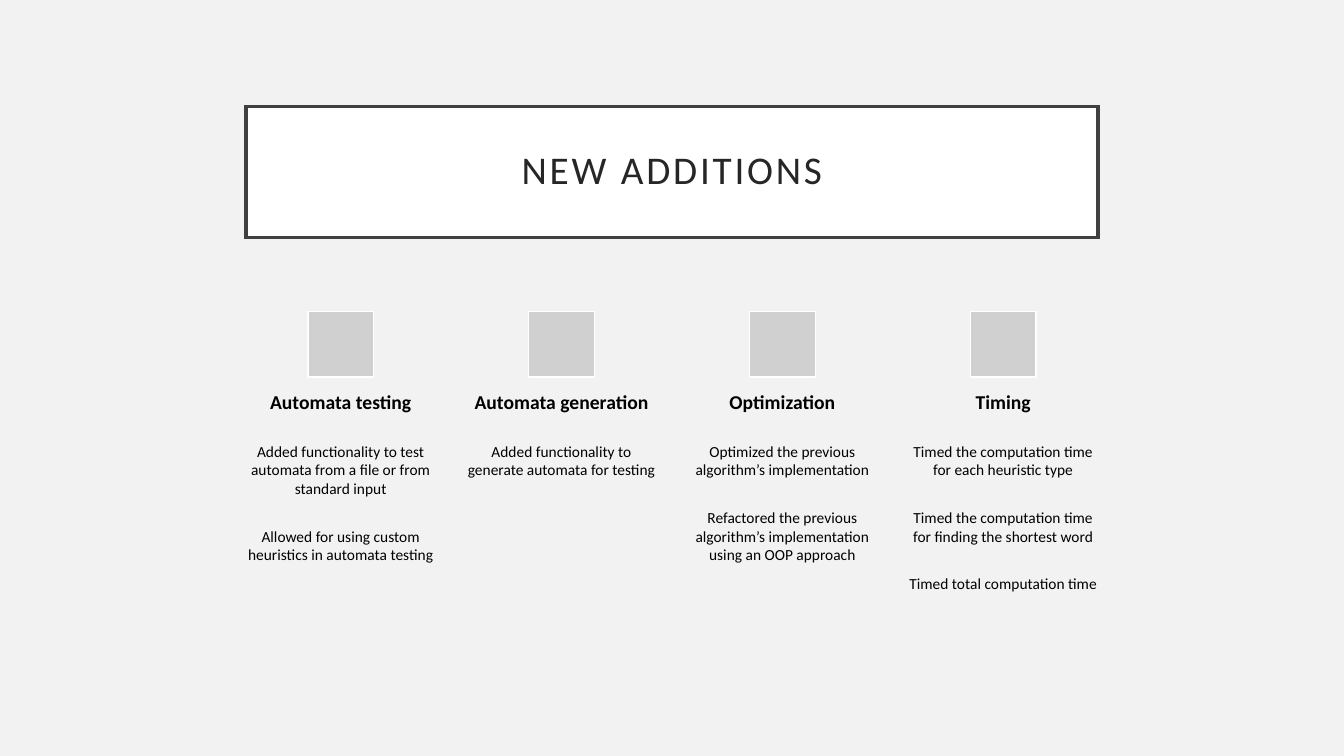
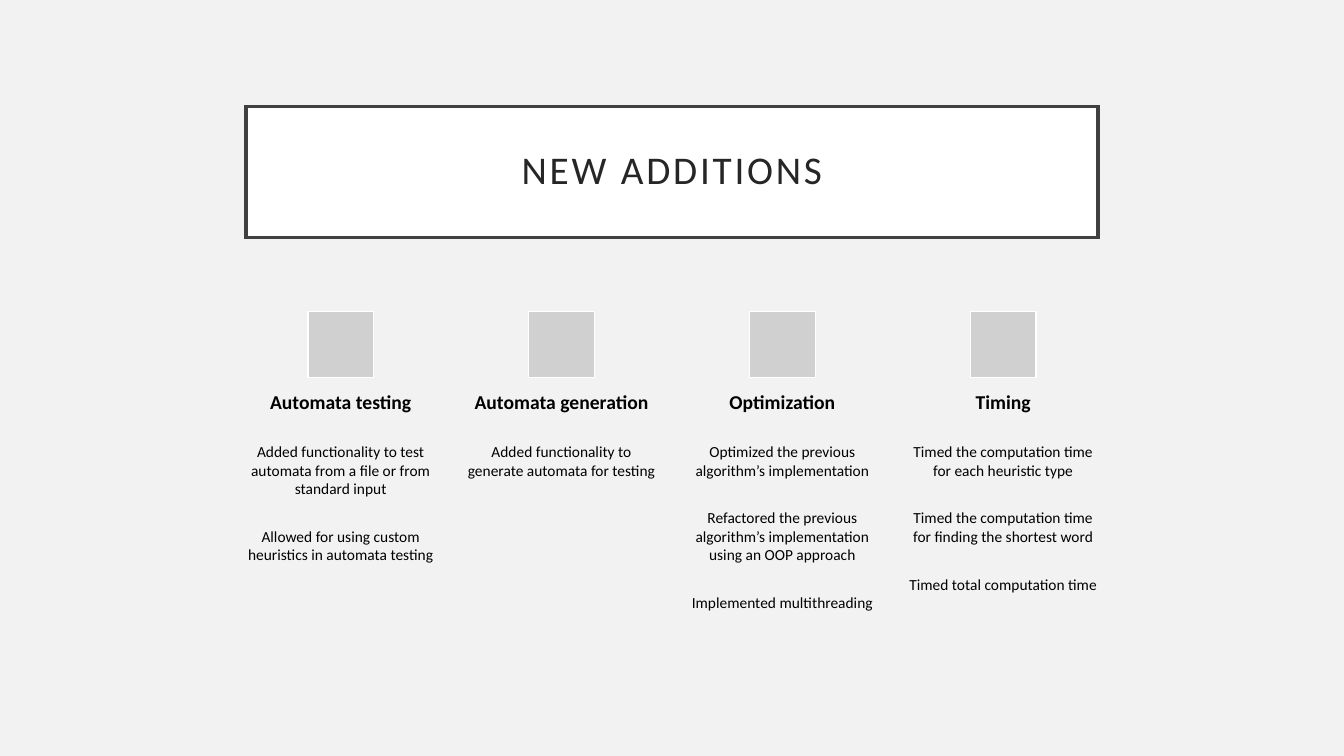
Before and after one commit to Jacobsma/CS477-Project, a slide deck: slide 24 of implementation.pptx (slide 23 before the commit). Drawn at 1344x756 pixels with LibreOffice and Linux fonts; fonts in the diff are those of the drawing; grey boxes stand for pictures. Boxes give left, top, right and bottom in pixels: in the first picture for what was removed or moved away, otherwise in the second. Text is boxed around its words. In the diff, an @@ line names an element or a change of style, - is before the commit and + after.

```diff
--- a/implementation.pptx
+++ b/implementation.pptx
@@ text at <box>692,597,873,611</box>: paragraph added @@
+Implemented multithreading
```
Also in this commit, not shown: 6 slides added, 5 other files.
